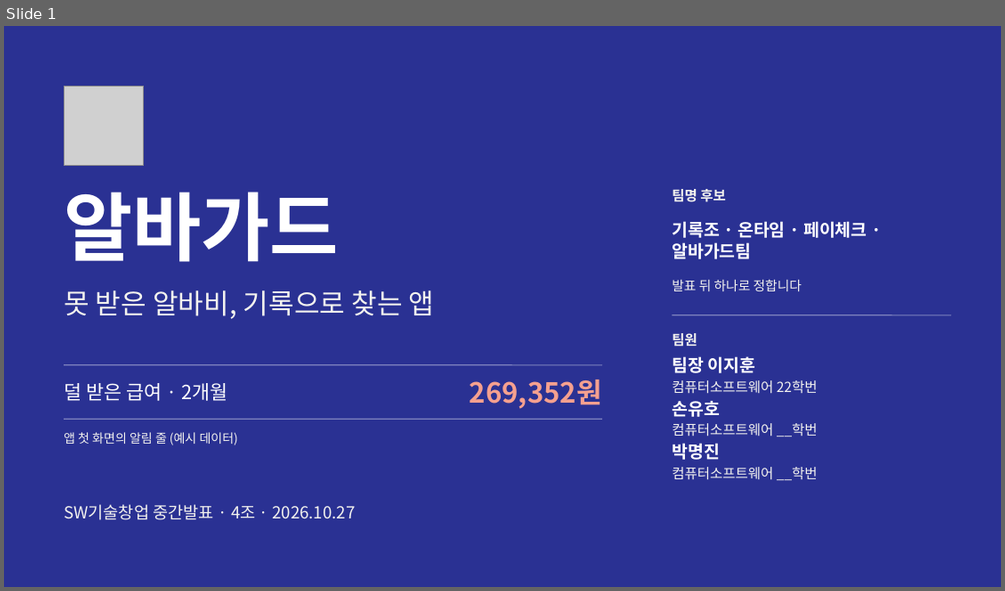
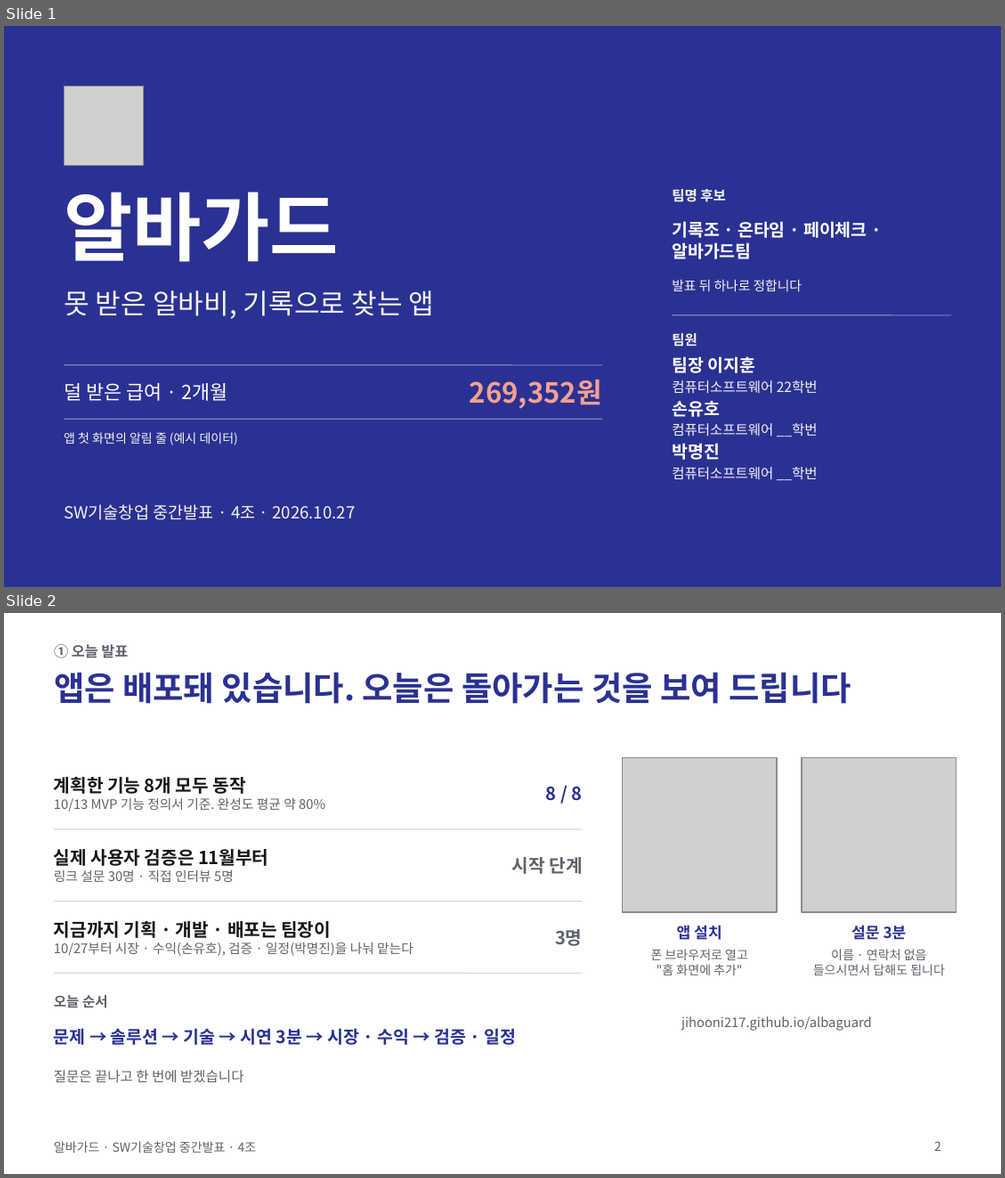
Before and after one commit to jihooni217/albaguard, a slide deck: docs/06_중간발표_PPT.pptx. Shown one above the other, each under a label of ours: slide 1 before the commit, slides 1 and 2 after it. The pictures are 1005x591 and 1005x1178 pixels, drawn with LibreOffice and Linux fonts; fonts in the diff are those of the drawing; grey boxes stand for pictures. Boxes give left, top, right and bottom in pixels: in the first picture for what was removed or moved away, otherwise in the second. Text is boxed around its words. In the diff, an @@ line names an element or a change of style, - is before the commit and + after.

```diff
--- a/docs/06_중간발표_PPT.pptx
+++ b/docs/06_중간발표_PPT.pptx
@@ slide 2 added at (x1=4, y1=613, x2=1001, y2=1174), background #FFFFFF @@
@@ text added at (x1=54, y1=644, x2=128, y2=658), 10.5 pt, text #5D636D, bold @@
+① 오늘 발표
@@ title added at (x1=54, y1=672, x2=851, y2=704), 24 pt, text #2A3193, bold @@
+앱은 배포돼 있습니다. 오늘은 돌아가는 것을 보여 드립니다
@@ picture added at (x1=622, y1=757, x2=777, y2=912) @@
@@ picture added at (x1=801, y1=757, x2=956, y2=912) @@
@@ text added at (x1=54, y1=777, x2=325, y2=811), 9.5 pt, text #5D636D @@
+계획한 기능 8개 모두 동작
+10/13 MVP 기능 정의서 기준. 완성도 평균 약 80%
@@ text added at (x1=546, y1=787, x2=582, y2=801), 13 pt, text #2A3193, bold @@
+8 / 8
@@ line added from (54, 829) to (582, 829), #DCD9D0 0.75 pt @@
@@ text added at (x1=54, y1=849, x2=269, y2=882), 9.5 pt, text #5D636D @@
+실제 사용자 검증은 11월부터
+링크 설문 30명 · 직접 인터뷰 5명
@@ text added at (x1=512, y1=857, x2=582, y2=874), 13 pt, text #5D636D, bold @@
+시작 단계
@@ line added from (54, 901) to (582, 901), #DCD9D0 0.75 pt @@
@@ text added at (x1=54, y1=921, x2=413, y2=956), 9.5 pt, text #5D636D @@
+지금까지 기획 · 개발 · 배포는 팀장이
+10/27부터 시장 · 수익(손유호), 검증 · 일정(박명진)을 나눠 맡는다
@@ text added at (x1=555, y1=929, x2=582, y2=946), 13 pt, text #5D636D, bold @@
+3명
@@ text added at (x1=677, y1=925, x2=722, y2=940), 11 pt, text #2A3193, bold @@
+앱 설치
@@ text added at (x1=851, y1=925, x2=906, y2=940), 11 pt, text #2A3193, bold @@
+설문 3분
@@ text added at (x1=651, y1=949, x2=748, y2=975), 9 pt, text #5D636D @@
+폰 브라우저로 열고
+"홈 화면에 추가"
@@ text added at (x1=813, y1=949, x2=945, y2=975), 9 pt, text #5D636D @@
+이름 · 연락처 없음
+들으시면서 답해도 됩니다
@@ line added from (54, 973) to (582, 973), #DCD9D0 0.75 pt @@
@@ text added at (x1=54, y1=995, x2=108, y2=1008), 10 pt, text #5D636D, bold @@
+오늘 순서
@@ text added at (x1=54, y1=1028, x2=516, y2=1045), 12.5 pt, text #2A3193, bold @@
+문제 → 솔루션 → 기술 → 시연 3분 → 시장 · 수익 → 검증 · 일정
@@ text added at (x1=681, y1=1016, x2=872, y2=1030), 9.5 pt, text #5D636D @@
+jihooni217.github.io/albaguard
@@ text added at (x1=54, y1=1070, x2=243, y2=1082), 10 pt, text #5D636D @@
+질문은 끝나고 한 번에 받겠습니다
@@ text added at (x1=54, y1=1141, x2=257, y2=1152), 9 pt, text #5D636D @@
+알바가드 · SW기술창업 중간발표 · 4조
@@ page number added at (x1=934, y1=1141, x2=941, y2=1151), 9 pt, text #5D636D @@
+2
```
Also in this commit, not shown: 15 slides changed, 1 other slide added, 1 slide removed, 12 other files.
